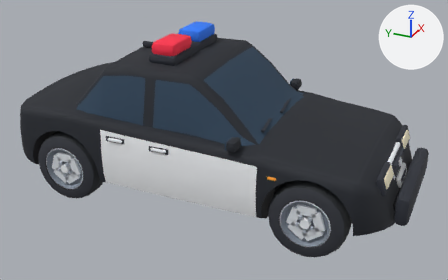
Two versions of the glTF model public/models/cars/special-police.glb, one commit apart.
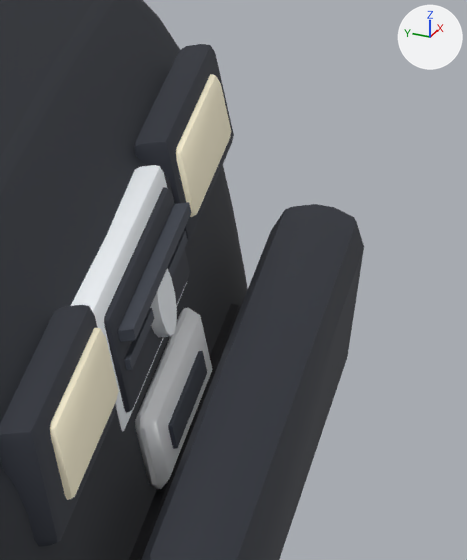
The first picture shows the older version from a camera (50 mm lens) standing at (8.47, -2.36, 3.04) and looking at (13.44, -0.13, 0.55). The close-ups show the older and then the newer version on the part from 84% to 99% of the width and 42% to 71% of the height of that picture. Only the edits that show in the close-ups are written down. Arrows for +X, +Y and +Z are at upper right; the lights stay in place. Where no turn or scale is listed for an object, it has been applied to the vertices. Vertices at exactly the same position are counted once.

The first close-up shows 'police_mesh'.
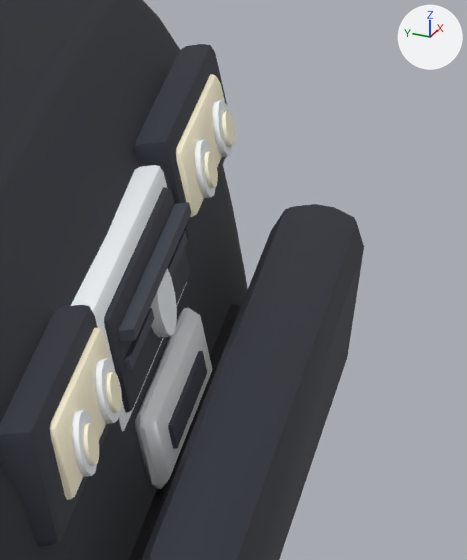
Changed parts and their boxes [x1, y1, x2, y2] in the close-ups (467 x 560 px):
part 1 of me_police_mesh, added: after [72, 410, 97, 477]
part 2 of me_police_mesh, added: after [83, 423, 99, 465]
part 3 of me_police_mesh, added: after [95, 358, 119, 424]
part 4 of me_police_mesh, added: after [106, 371, 122, 413]
part 5 of me_police_mesh, added: after [194, 140, 216, 198]
part 6 of me_police_mesh, added: after [204, 151, 218, 188]
part 7 of me_police_mesh, added: after [212, 100, 233, 157]
part 8 of me_police_mesh, added: after [221, 111, 235, 147]

What the commit changed:
me_police_mesh is used by ob_police_mesh; location (13.5, -0.025, 0.893).
me_police_mesh had 2754 vertices, 5296 faces and spanned x -0.88..0.88, y -1.93..1.93, z -0.66..0.66.
me_police_mesh now has 2986 vertices, 5716 faces and spans x -0.88..0.88, y -1.93..1.93, z -0.66..0.66.
me_police_mesh part 1: a new loose piece of 24 vertices spanning x -0.52..-0.44, y -1.75..-1.71, z -0.27..-0.19, in mat_toy.
me_police_mesh part 2: a new loose piece of 24 vertices spanning x -0.5..-0.45, y -1.76..-1.72, z -0.25..-0.2, in mat_toy.
me_police_mesh part 3: a new loose piece of 24 vertices spanning x -0.38..-0.3, y -1.75..-1.71, z -0.27..-0.19, in mat_toy.
me_police_mesh part 4: a new loose piece of 24 vertices spanning x -0.36..-0.31, y -1.76..-1.72, z -0.25..-0.2, in mat_toy.
me_police_mesh part 5: a new loose piece of 24 vertices spanning x 0.3..0.38, y -1.75..-1.71, z -0.27..-0.19, in mat_toy.
me_police_mesh part 6: a new loose piece of 24 vertices spanning x 0.31..0.36, y -1.76..-1.72, z -0.25..-0.2, in mat_toy.
me_police_mesh part 7: a new loose piece of 24 vertices spanning x 0.44..0.52, y -1.75..-1.71, z -0.27..-0.19, in mat_toy.
me_police_mesh part 8: a new loose piece of 24 vertices spanning x 0.45..0.5, y -1.76..-1.72, z -0.25..-0.2, in mat_toy.
Other edits to the shape of me_police_mesh do not show in these pictures.
